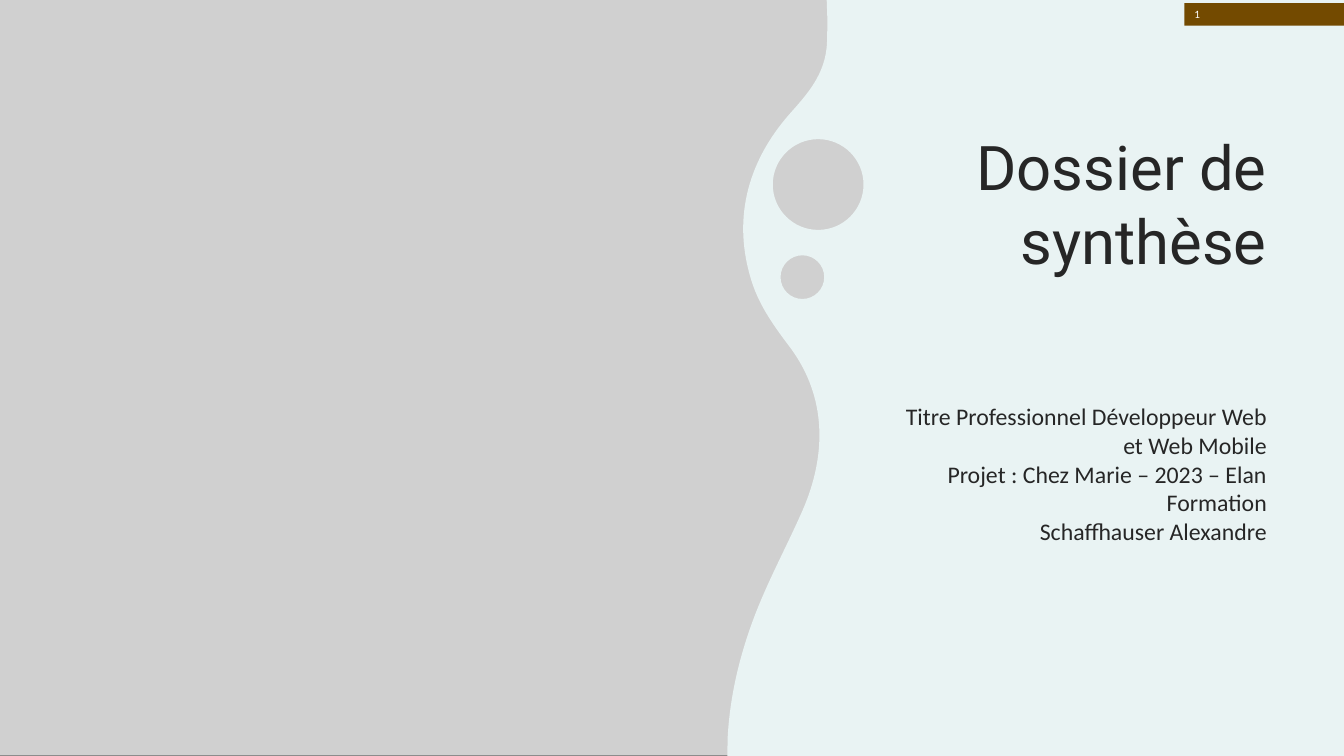
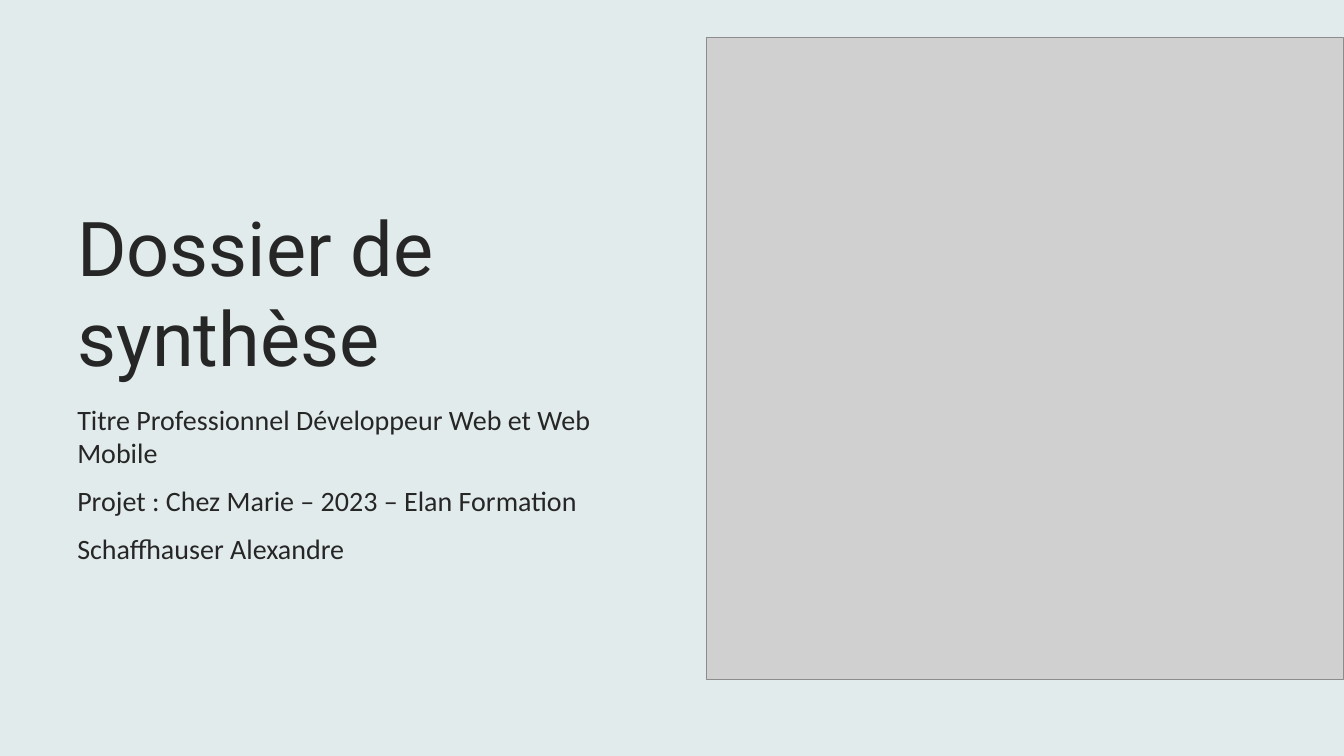
Before and after one commit to AlexandreSama/ChezMarie, a slide deck: slide 1 of DS.pptx. Drawn at 1344x756 pixels with LibreOffice and Linux fonts; fonts in the diff are those of the drawing; grey boxes stand for pictures. Boxes give left, top, right and bottom in pixels: in the first picture for what was removed or moved away, otherwise in the second. Text is boxed around its words. In the diff, an @@ line names an element or a change of style, - is before the commit and + after.

```diff
--- a/DS.pptx
+++ b/DS.pptx
@@ freeform shape removed at <box>0,25,1055,756</box> @@
@@ picture removed at <box>0,0,868,756</box> @@
@@ freeform shape added at <box>0,25,1055,756</box>, fill #FFFFFF @@
@@ freeform shape removed at <box>728,0,1344,756</box> @@
@@ page number removed at <box>1185,3,1344,25</box> @@
-1
@@ picture added at <box>707,37,1344,680</box> @@
@@ title "Dossier de synthèse": place and size @@
-title "Dossier de synthèse" at <box>976,144,1267,277</box>
+title "Dossier de synthèse" at <box>77,219,434,382</box>
@@ title "Dossier de synthèse" at <box>77,219,434,382</box>: size 44 to 54 pt; alignment right to left; vertical alignment top to bottom @@
@@ subtitle "Titre Professionnel Développeur Web et ...": place and size @@
-subtitle "Titre Professionnel Développeur Web et ..." at <box>906,408,1267,540</box>
+subtitle "Titre Professionnel Développeur Web et ..." at <box>77,410,590,559</box>
@@ subtitle "Titre Professionnel Développeur Web et ..." at <box>77,410,590,559</box>: size 17 to 20 pt; alignment right to left @@
```
Also in this commit, not shown: 39 slides added, 21 slides removed, 20 other files.
